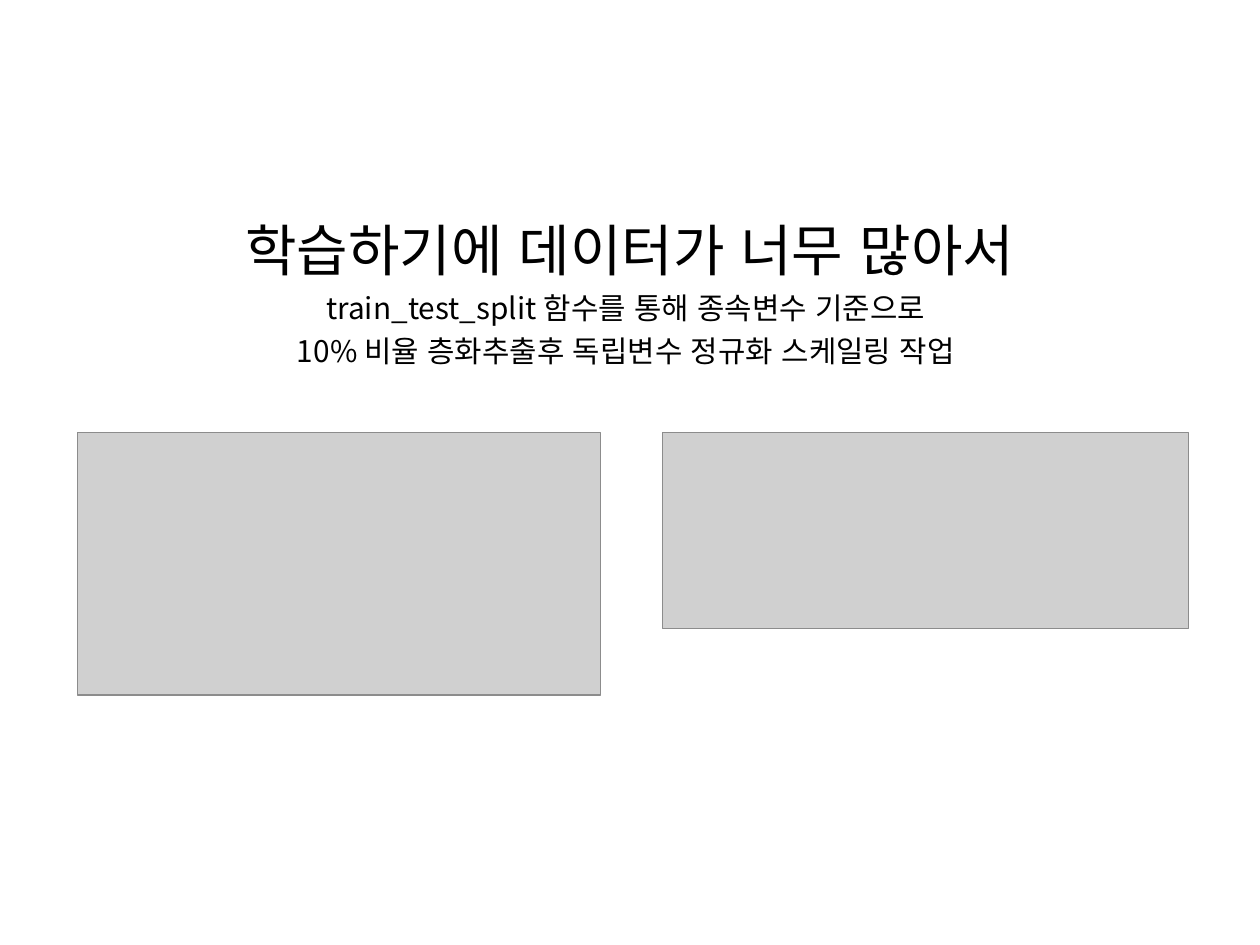
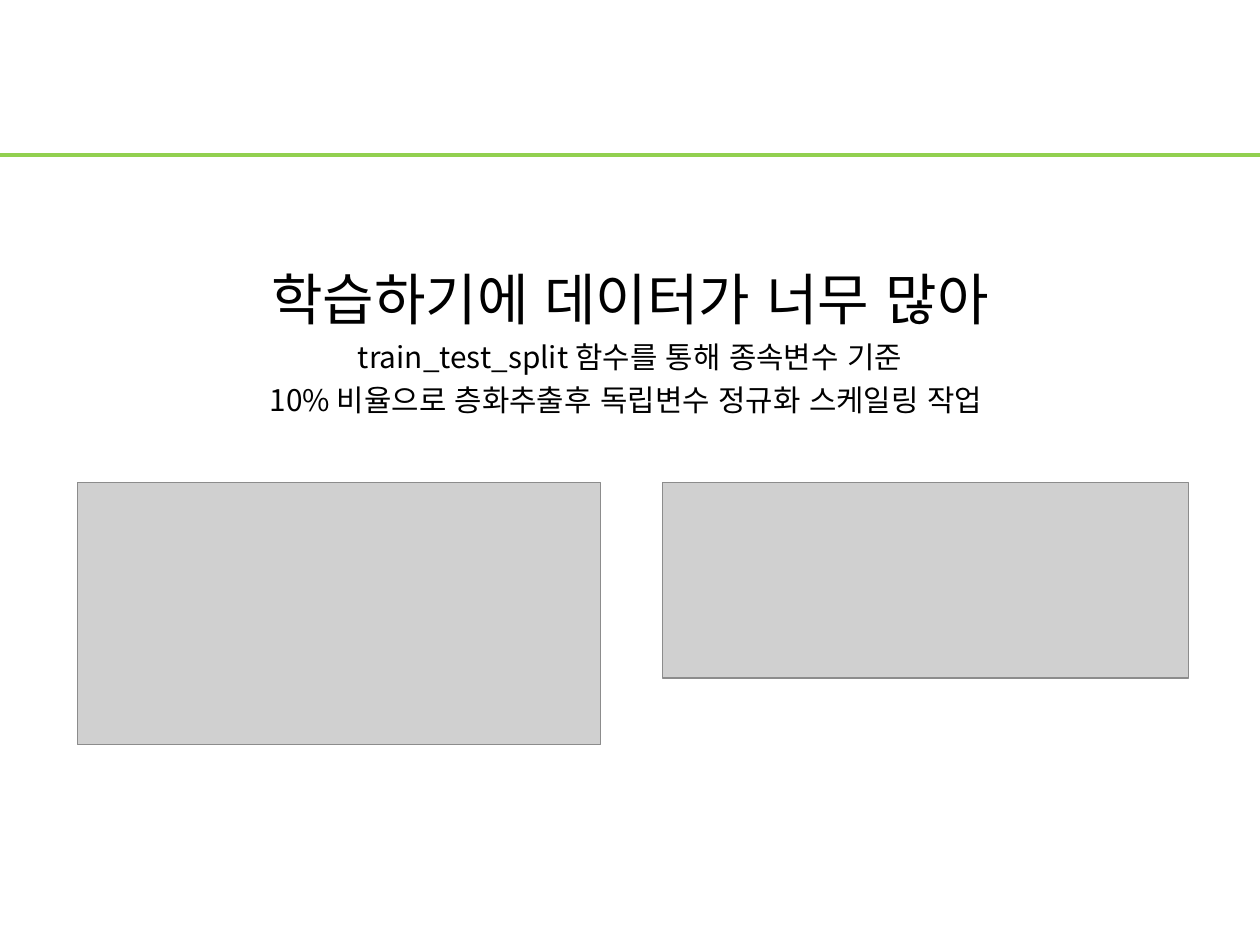
Before and after one commit to WasVelinn/1stPerSonalProjecT, a slide deck: slide 32 of 프레젠테이션1.pptx. Drawn at 1260x945 pixels with LibreOffice and Linux fonts; fonts in the diff are those of the drawing; grey boxes stand for pictures. Boxes give left, top, right and bottom in pixels: in the first picture for what was removed or moved away, otherwise in the second. Text is boxed around its words. In the diff, an @@ line names an element or a change of style, - is before the commit and + after.

```diff
--- a/프레젠테이션1.pptx
+++ b/프레젠테이션1.pptx
@@ line added from (0, 155) to (1260, 155), #92D050 2.25 pt @@
@@ title at (270, 273, 989, 414): text changed @@
-학습하기에 데이터가 너무 많아서
-train_test_split 함수를 통해 종속변수 기준으로
-10% 비율 층화추출후 독립변수 정규화 스케일링 작업
+학습하기에 데이터가 너무 많아
+train_test_split 함수를 통해 종속변수 기준
+10% 비율으로 층화추출후 독립변수 정규화 스케일링 작업
@@ picture: place and size @@
-picture at (77, 433, 601, 696)
+picture at (77, 483, 601, 745)
@@ picture: place and size @@
-picture at (663, 433, 1188, 629)
+picture at (663, 483, 1188, 678)
```
Also in this commit, not shown: 39 other slides changed, 2 slides added, 2 slides removed, 18 other files.
